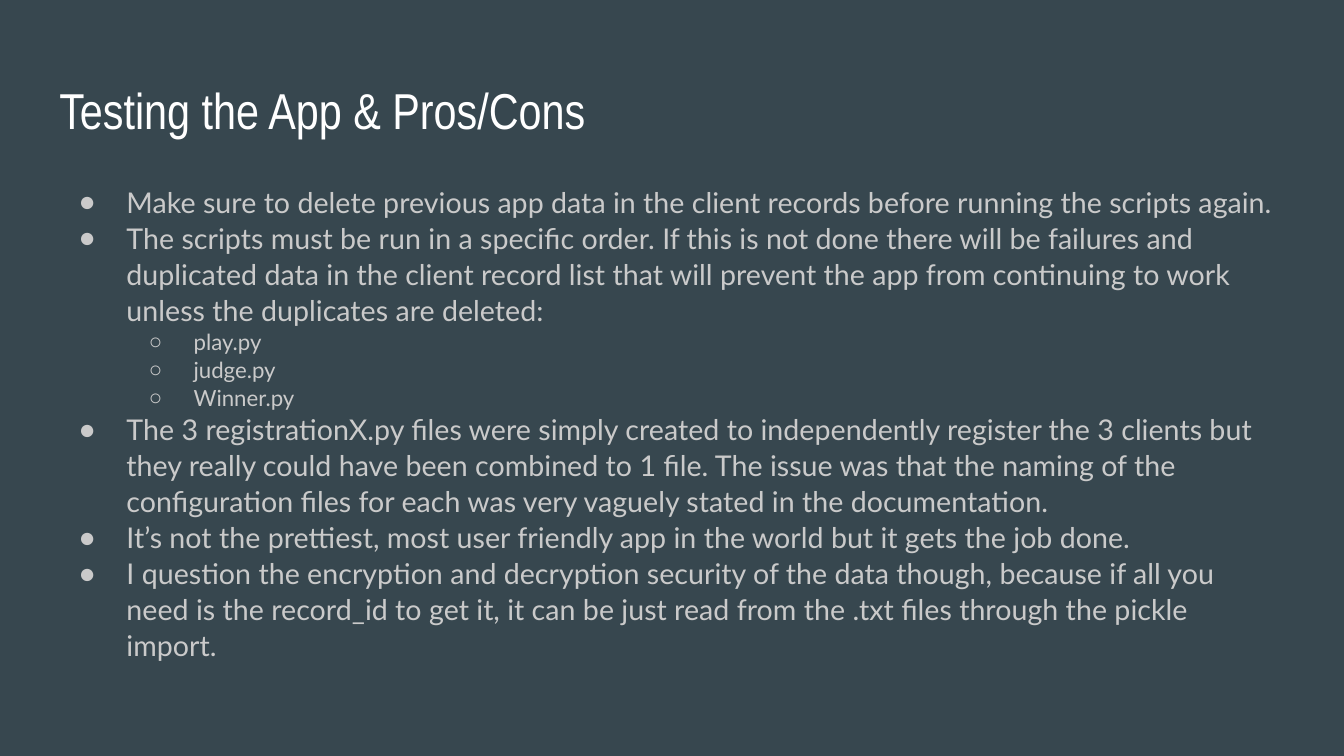
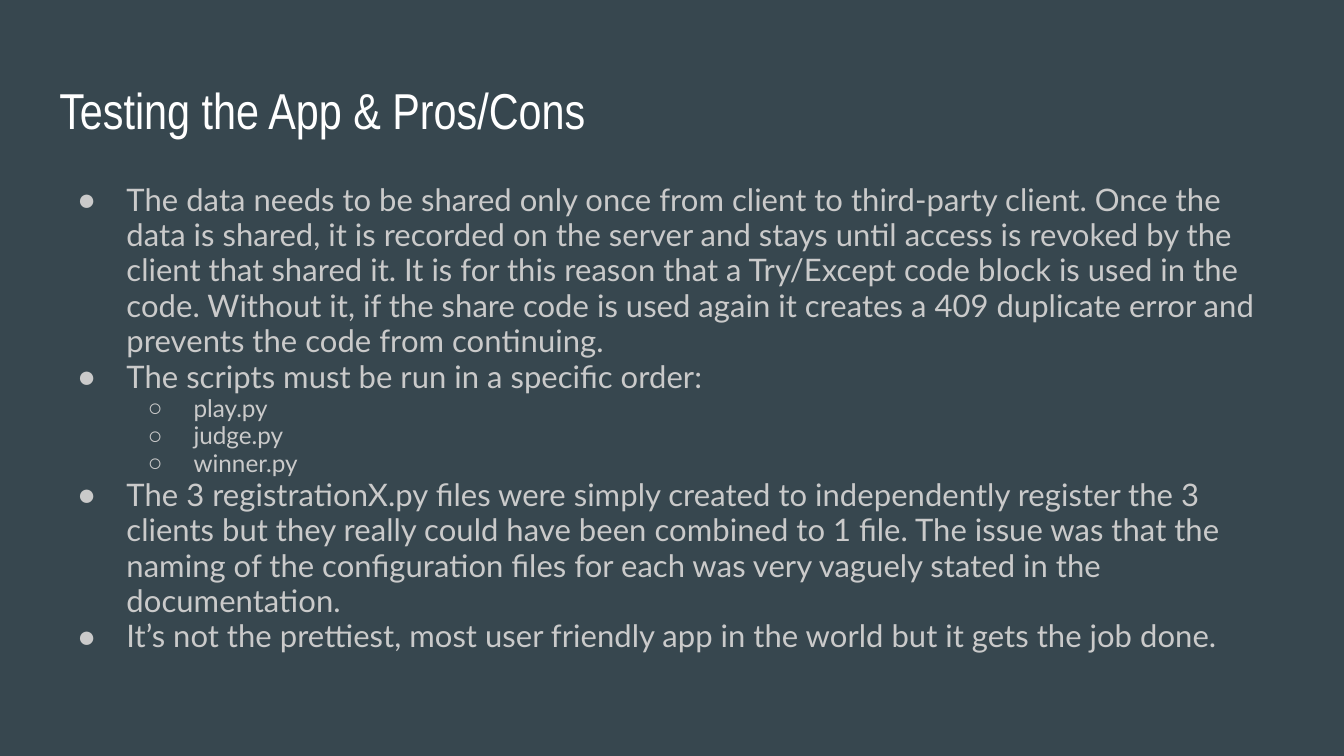
Before and after one commit to erikamart/rpsApp, a slide deck: slide 7 of Rock Paper Scissors App PowerPoint.pptx. Drawn at 1344x756 pixels with LibreOffice and Linux fonts; fonts in the diff are those of the drawing. Boxes give left, top, right and bottom in pixels: in the first picture for what was removed or moved away, otherwise in the second. Text is boxed around its words. In the diff, an @@ line names an element or a change of style, - is before the commit and + after.

Commit message:
added Try/Except code block to handle 409 error caused when using the share code more than once.

```diff
--- a/Rock Paper Scissors App PowerPoint.pptx
+++ b/Rock Paper Scissors App PowerPoint.pptx
@@ text at [126, 188, 1254, 394]: text changed; size 15.3 to 16.6 pt @@
-● Make sure to delete previous app data in the client records before running the scripts again.
-● The scripts must be run in a specific order. If this is not done there will be failures and duplicated data in the client record list that will prevent the app from continuing to work unless the duplicates are deleted:
+● The data needs to be shared only once from client to third-party client. Once the data is shared, it is recorded on the server and stays until access is revoked by the client that shared it. It is for this reason that a Try/Except code block is used in the code. Without it, if the share code is used again it creates a 409 duplicate error and prevents the code from continuing.
+● The scripts must be run in a specific order:
@@ text at [126, 399, 1219, 653]: size 11.9 to 12.9 pt in "play.py", "judge.py"; size 15.3 to 16.6 pt in "The 3 registrationX.py files were simply created ...", "It’s not the prettiest, most user friendly ..."; indent changed; line spacing 1.05 to 0.95 @@
@@ text at [194, 454, 298, 476]: text changed; size 11.9 to 12.9 pt @@
-  ○ Winner.py
+  ○ winner.py
@@ text at [126, 563, 1214, 661]: paragraph removed @@
-● I question the encryption and decryption security of the data though, because if all you need is the record_id to get it, it can be just read from the .txt files through the pickle import.
```
Also in this commit, not shown: 3 other slides changed, 5 other files.
